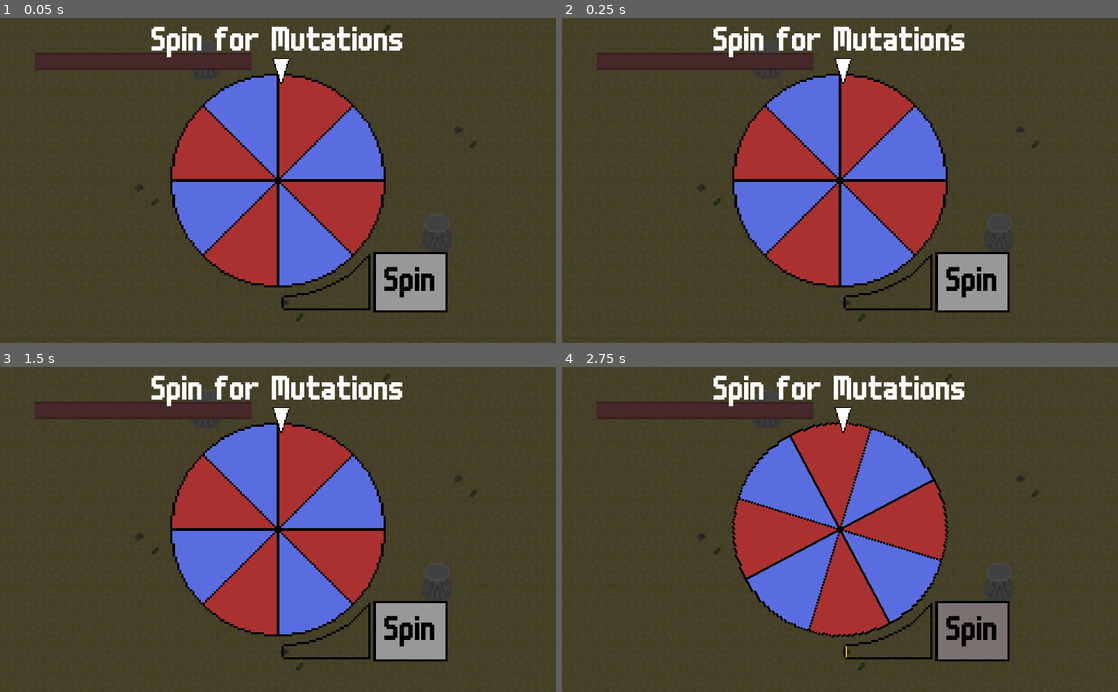
Above: before the commit, frames 1-4 (two rows, left to right).
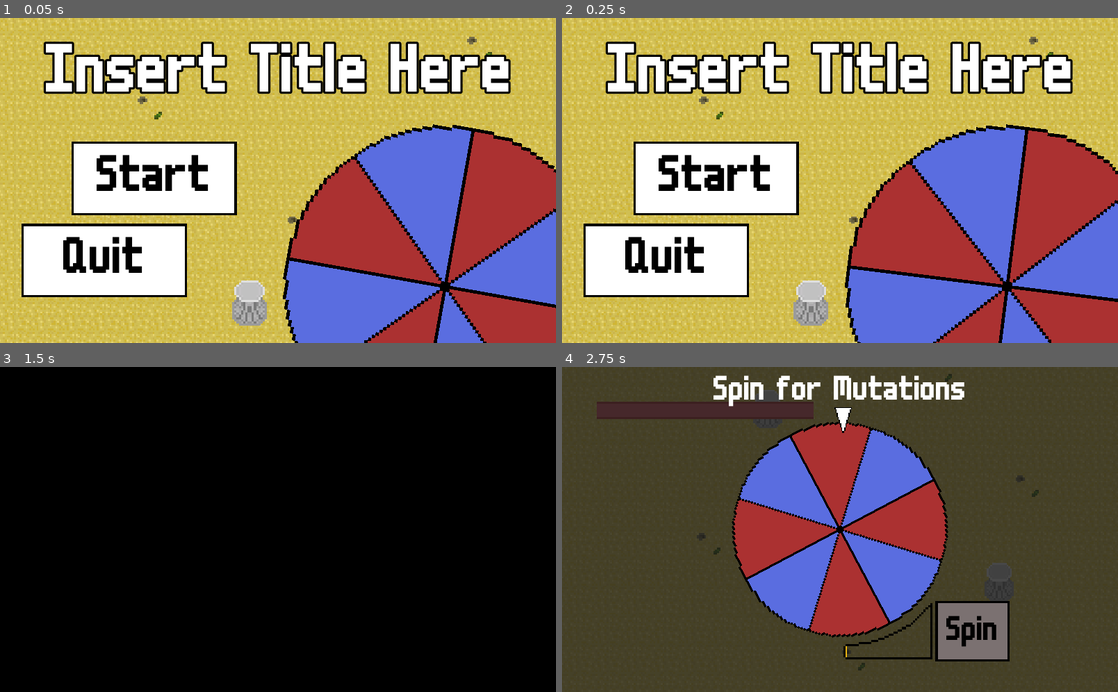
Above: after the commit, the same moments.

Repository: ectucker1/ksufalljam2020
Game: Godot game, scene res://ui/mainmenu/MainMenu.tscn
Two runs of this game, one before a commit and one after it. Both use one fixed random seed, a clock stepped at 60 frames per second and the inputs below. Before the commit the project starts from res://Arena/Arena.tscn.
Inputs (mouse positions are in pixels of both pictures, inside the frame that each line leads up to):
- Up to frame 1 (0.05 s): no input
- Up to frame 2 (0.25 s): no input
- Up to frame 3 (1.5 s): click (155, 526) at 0.5 s, where only the run after the commit has a clickable "Start"; click (155, 526) at 1.25 s, where only the run after the commit has a clickable "Start"
- Up to frame 4 (2.75 s): click "Spin" at 2 s

The runs differ from the first frame. In frame 1, 97% of the frame differs, in the area x 0-100%, y 0-100%; in frame 2, 97%; in frame 3, 97%; in frame 4, nothing differs.

Commit message:
Implemented in the fight music

Diff:
--- a/Arena/Arena.gd
+++ b/Arena/Arena.gd
@@ -8,6 +8,9 @@
 func _ready():
 	randomize()
 	show_wheel()
+
+	if not GlobalSounds.get_node("BattleMusic").playing:
+		GlobalSounds.get_node("BattleMusic").play()
 
 
 func start_wave(num_enemies = 3):
--- a/project.godot
+++ b/project.godot
@@ -135,13 +135,14 @@
 [application]
 
 config/name="Ksufalljam 2020"
-run/main_scene="res://Arena/Arena.tscn"
+run/main_scene="res://ui/mainmenu/MainMenu.tscn"
 config/icon="res://icon.png"
 
 [autoload]
 
 GlobalEffects="*res://effects/GlobalEffects.tscn"
 GlobalConsts="*res://global_consts.gd"
+GlobalSounds="*res://sfx/global_sounds.tscn"
 
 [display]
 
--- /dev/null
+++ b/sfx/global_sounds.tscn
@@ -0,0 +1,8 @@
+[gd_scene load_steps=2 format=2]
+
+[ext_resource path="res://sfx/Battle_theme.wav" type="AudioStream" id=1]
+
+[node name="GlobalSounds" type="Node"]
+
+[node name="BattleMusic" type="AudioStreamPlayer" parent="."]
+stream = ExtResource( 1 )
Not shown, added: sfx/Battle_theme.wav.import
Not shown, added: sfx/Battle_theme.wav
